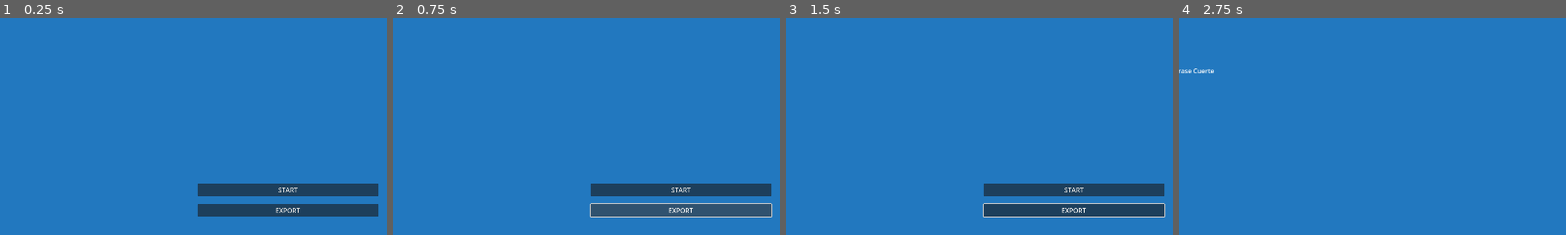
Above: before the commit, frames 1-4 (left to right).
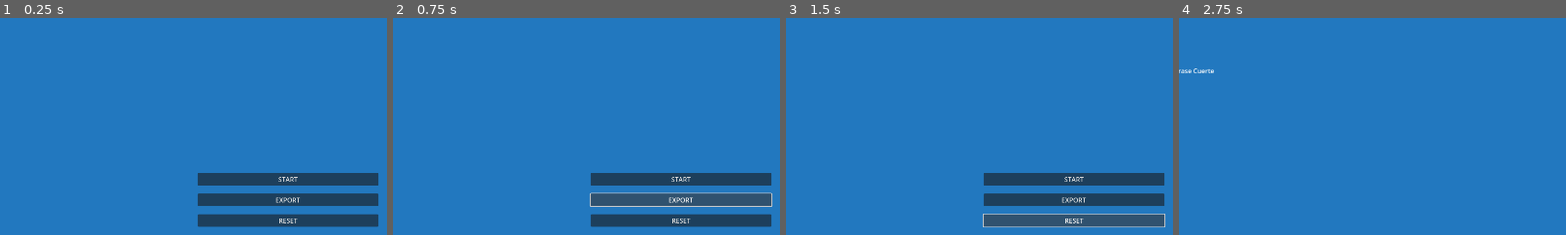
Above: after the commit, the same moments.

Repository: dulvui/condor
Game: Godot game, scene res://src/screens/menu/menu.tscn
Two runs of this game, one before a commit and one after it. Both use one fixed random seed, a clock stepped at 60 frames per second and the inputs below.
Inputs (mouse positions are % of the whole screen's width and height, from its top left):
- Up to frame 1 (0.25 s): no input
- Up to frame 2 (0.75 s): click "EXPORT" at 0.5 s
- Up to frame 3 (1.5 s): click (50, 55) at 1.25 s, where only the run after the commit has a clickable "RESET"
- Up to frame 4 (2.75 s): click "START" at 2 s
The pictures show only the part of the screen within x 13-63%, y 8-58%; the shares and areas given below are measured in that part.

The runs differ from the first frame. In frame 1, 9.8% of the frame differs, in the area x 51-98%, y 71-97%; in frame 2, 10%, in the area x 50-98%, y 71-97%; in frame 3, 9.8%; in frame 4, nothing differs.

Commit message:
reconnect working

Diff:
--- a/app/project.godot
+++ b/app/project.godot
@@ -27,6 +27,7 @@
 window/size/viewport_width=1920
 window/size/viewport_height=1080
 window/stretch/mode="viewport"
+window/handheld/orientation=4
 
 [gui]
 
--- a/app/src/classes/player.gd
+++ b/app/src/classes/player.gd
@@ -24,6 +24,7 @@
 var price_current: int
 var was_active: bool = false
 
+
 func set_up(
 		id: int,
 		position: Position,
--- a/app/src/classes/team.gd
+++ b/app/src/classes/team.gd
@@ -12,15 +12,17 @@
 	"total" : 25
 }
 
-var name:String
+var name: String
 var id:int
 var budget:int
 
-func set_up(name:String, id:int) -> Team:
+
+func set_up(name: String, id:int) -> Team:
 	self.name = name
 	self.id = Config.get_next_team_id()
 	self.budget = Config.BUDGET
 	return self
+
 
 func add_player(player: Player, price:int) -> String:
 	if slots[player.get_position_string()] - 1  < 0:
@@ -34,7 +36,24 @@
 	slots.total -= 1
 	return ""
 
+
 func remove_player(player: Player) -> void:
 	slots[player.get_position_string()] += 1
 	slots.total += 1
 	budget += player.price
+
+
+func to_dict() -> Dictionary:
+	var dict: Dictionary = {}
+	dict.name = name
+	dict.id = id
+	dict.budget = budget
+	return dict
+
+
+func from_dict(dict: Dictionary) -> void:
+	if dict.id != id:
+		print("trying to assign wrong team")
+		return
+	dict.name = dict.name
+	dict.budget = dict.budget
--- a/app/src/config.gd
+++ b/app/src/config.gd
@@ -15,11 +15,14 @@
 var next_team_id: int
 var players: Array
 
-var teams: Array
+var teams: Array[Team]
 var active_player_index: int
 var history: Array
 
 var is_admin: bool
+
+var player_messages: Array
+
 
 # Called when the node enters the scene tree for the first time.
 func _ready() -> void:
@@ -35,6 +38,8 @@
 	players = config.get_value("data", "players", _init_players())
 	active_player_index = config.get_value("data", "active_player_index", 0)
 	history = config.get_value("data", "history", [])
+	player_messages = config.get_value("data", "player_messages", [])
+
 
 func save_all_data() -> void:
 	config.set_value("settings","active_time",active_time)
@@ -44,18 +49,24 @@
 	config.set_value("data","active_team_id",active_team_id)
 	config.set_value("data","active_player_index",active_player_index)
 	config.set_value("data","history",history)
+	config.set_value("data","player_messages",player_messages)
 	config.save("user://settings.cfg")
 
 
-func reset_state(p_active_player_index: int, p_active_time: float, p_history: Array, p_teams: Array) -> void:
-	self.active_player_index = p_active_player_index
-	self.active_time = p_active_time
-	self.history = p_history
-	self.teams = p_teams
+func reset_data() -> void:
+	active_time = 30
+	is_admin = false
+	teams = _get_default_teams()
+	active_team_id = -1
+	next_team_id = 0
+	players = _init_players()
+	active_player_index = 0
+	history = []
+	player_messages = []
 
 
 func add_player_to_team(team: Team, player: Player, price:int) -> String:
-	var error_message:String = team.add_player(player, price)
+	var error_message: String = team.add_player(player, price)
 	if not error_message.is_empty():
 		return error_message
 	player.price = price
@@ -123,6 +134,7 @@
 			return player
 	return
 
+
 func get_team_by_id(id:int) -> Team:
 	for team in teams:
 		if team.id == id:
@@ -130,9 +142,9 @@
 	return
 
 
-func _get_default_teams() -> Array:
-	var default_teams:Array = []
-	const desp_league_names = [
+func _get_default_teams() -> Array[Team]:
+	var default_teams: Array[Team] = []
+	const team_names = [
 		"Real Linus",
 		"Knight JR FC",
 		"Gratlamsee",
@@ -146,19 +158,21 @@
 		"Longobarda B",
 	]
 
-	var id:int = 0
-	for name in desp_league_names:
-		var team = Team.new()
-		default_teams.append(team.set_up(name, id))
+	var id: int = 0
+	for team_name in team_names:
+		var team: Team = Team.new()
+		default_teams.append(team.set_up(team_name, id))
 		id += 1
 
 	return default_teams
+
 
 func delete_team(team: Team) -> void:
 	teams.erase(team)
 	for player in players:
 		if player.team_id == team.id:
 			player.team_id = -1
+
 
 func _init_players() -> Array:
 	var list:Array = []
@@ -183,7 +197,7 @@
 		# check if not empty
 		if str(line[0]).is_empty():
 			break
-		var pos:String = line[1]
+		var pos: String = line[1]
 		var player: Player =  _get_player(line)
 		if player:
 			temp_list[pos].append(player)
@@ -195,11 +209,12 @@
 	file.close()
 	return list
 
+
 func _get_player(line:Array) -> Player:
 	var id:int = int(line[0])
 	var position:int = Player.Position.keys().find(line[1])
-	var player_name:String = line[3]
-	var real_team:String = line[4]
+	var player_name: String = line[3]
+	var real_team: String = line[4]
 	var mfv:float = float(line[11])
 	var price_initial:int = int(line[6])
 	var price_current:int = int(line[5])
--- a/app/src/screens/main/assign_player/assign_player.gd
+++ b/app/src/screens/main/assign_player/assign_player.gd
@@ -26,7 +26,7 @@
 
 
 func _on_assign_pressed(team: Team) -> void:
-	var error_message:String =  Config.add_player_to_team(team, player, int(price.text))
+	var error_message: String =  Config.add_player_to_team(team, player, int(price.text))
 	if error_message.is_empty():
 		hide()
 		Config.add_to_history(player, team, player.price)
--- a/app/src/screens/main/main.gd
+++ b/app/src/screens/main/main.gd
@@ -35,7 +35,6 @@
 	Client.player_next.connect(_on_client_player_next)
 	Client.player_previous.connect(_on_client_player_previous)
 	Client.player_active.connect(_on_client_player_active)
-	Client.reconnect.connect(_on_client_reconnect)
 
 	if Client.last_state == WebSocketPeer.STATE_OPEN:
 		server_status.color = Color.GREEN
@@ -43,6 +42,8 @@
 	else:
 		Client.connect_to_server()
 
+	_refresh_lists()
+
 
 func _on_auction_control_auction() -> void:
 	if Config.is_admin:
@@ -60,7 +61,10 @@
 	_assign_player()
 	if Config.is_admin:
 		var latest_transfer = Config.history[-1]
-		Client.send(Client.player_assign.get_name() + ":" + str(latest_transfer.player.id) + ":" + str(latest_transfer.team.id) + ":" + str(latest_transfer.price))
+		Client.send(Client.player_assign.get_name() + \
+		 	Client.DATA_DELIMETER + str(latest_transfer.player.id) + \
+			Client.DATA_DELIMETER + str(latest_transfer.team.id) + \
+			Client.DATA_DELIMETER + str(latest_transfer.price))
 
 
 func _assign_player() -> void:
@@ -99,7 +103,7 @@
 	active_player = Config.active_player()
 	auction_control.set_player(active_player)
 	player_list.update()
-	Client.send(Client.player_active.get_name() + ":" + str(active_player.id))
+	Client.send(Client.player_active.get_name() + Client.DATA_DELIMETER + str(active_player.id))
 
 
 func _on_team_overview_player_removed() -> void:
@@ -113,7 +117,7 @@
 
 func _on_timer_toggle() -> void:
 	var timestamp:int = Time.get_unix_time_from_system()
-	Client.send(Client.timer_start.get_name() + ":" + str(timestamp))
+	Client.send(Client.timer_start.get_name() + Client.DATA_DELIMETER + str(timestamp))
 
 
 func _on_client_connection_closed() -> void:
@@ -125,6 +129,7 @@
 func _on_client_connected_to_server() -> void:
 	server_status.color = Color.GREEN
 	connect_button.visible = false
+	_reconnect()
 
 
 func _on_connect_pressed() -> void:
@@ -132,7 +137,7 @@
 
 
 func _on_timer_time_changed(time) -> void:
-	Client.send(Client.timer_change.get_name() + ":" + str(time))
+	Client.send(Client.timer_change.get_name() + Client.DATA_DELIMETER + str(time))
 
 
 func _on_timer_paused() -> void:
@@ -161,7 +166,7 @@
 
 
 func _on_timer_time_change() -> void:
-	Client.send(Client.timer_change.get_name() + ":" + str(Config.active_time))
+	Client.send(Client.timer_change.get_name() + Client.DATA_DELIMETER + str(Config.active_time))
 
 
 func _on_client_timer_pause() -> void:
@@ -202,5 +207,7 @@
 	player_list.update()
 
 
-func _on_client_reconnect(s) -> void:
-	_refresh_lists()
+func _reconnect() -> void:
+	if not Config.is_admin:
+		print("CLIENT RECONNECTING....")
+		Client.send(Client.reconnect.get_name())
--- a/app/src/screens/main/player_list/player_list.tscn
+++ b/app/src/screens/main/player_list/player_list.tscn
@@ -32,6 +32,7 @@
 layout_mode = 2
 
 [node name="Order" type="HBoxContainer" parent="VBoxContainer"]
+visible = false
 layout_mode = 2
 
 [node name="Name" type="Button" parent="VBoxContainer/Order"]
--- a/app/src/screens/main/team_overview/single_team/single_team.gd
+++ b/app/src/screens/main/team_overview/single_team/single_team.gd
@@ -41,7 +41,9 @@
 
 func _on_player_removed(player: Player) -> void:
 	if Config.is_admin:
-		Client.send(Client.player_remove.get_name() + ":" + str(player.id) + ":" + str(player.team_id))
+		Client.send(Client.player_remove.get_name() + \
+			Client.DATA_DELIMETER + str(player.id) + \
+			Client.DATA_DELIMETER + str(player.team_id))
 	Config.add_to_history(player, team, -player.price)
 	Config.remove_player_from_team(player, team)
 	remove_player(player)
--- a/app/src/screens/menu/menu.gd
+++ b/app/src/screens/menu/menu.gd
@@ -8,12 +8,12 @@
 	$VBoxContainer/Teams.visible = Config.is_admin
 	$AdminActive.visible = Config.is_admin
 
+	# always close client in menu
+	Client.close()
 
 func _on_start_pressed() -> void:
 	get_tree().change_scene_to_file("res://src/screens/teams/teams.tscn")
 
-func _on_credits_pressed() -> void:
-	pass # Replace with function body.
 
 func _on_teams_pressed() -> void:
 	get_tree().change_scene_to_file("res://src/screens/teams/teams.tscn")
@@ -23,7 +23,7 @@
 	var timestamp:float = Time.get_unix_time_from_system()
 	var file:FileAccess = FileAccess.open("user://players-%d.csv"%timestamp, FileAccess.WRITE)
 
-	var content:String = "";
+	var content: String = "";
 
 	var export_teams:Dictionary = {}
 	for team in Config.teams:
@@ -50,3 +50,10 @@
 	Config.is_admin = not Config.is_admin
 	$VBoxContainer/Teams.visible = Config.is_admin
 	$AdminActive.visible = Config.is_admin
+
+
+func _on_reset_pressed() -> void:
+	# TODO asck confirm
+	Config.reset_data()
+	$VBoxContainer/Teams.visible = Config.is_admin
+	$AdminActive.visible = Config.is_admin
--- a/app/src/screens/menu/menu.tscn
+++ b/app/src/screens/menu/menu.tscn
@@ -47,10 +47,9 @@
 layout_mode = 2
 text = "EXPORT"
 
-[node name="Credits" type="Button" parent="VBoxContainer"]
-visible = false
+[node name="Reset" type="Button" parent="VBoxContainer"]
 layout_mode = 2
-text = "INFO"
+text = "RESET"
 
 [node name="Homepage" type="LinkButton" parent="."]
 visible = false
@@ -102,5 +101,5 @@
 [connection signal="pressed" from="VBoxContainer/Start" to="." method="_on_start_pressed"]
 [connection signal="pressed" from="VBoxContainer/Teams" to="." method="_on_teams_pressed"]
 [connection signal="pressed" from="VBoxContainer/Export" to="." method="_on_export_pressed"]
-[connection signal="pressed" from="VBoxContainer/Credits" to="." method="_on_credits_pressed"]
+[connection signal="pressed" from="VBoxContainer/Reset" to="." method="_on_reset_pressed"]
 [connection signal="pressed" from="Admin" to="." method="_on_admin_pressed"]
--- a/app/src/screens/teams/teams.gd
+++ b/app/src/screens/teams/teams.gd
@@ -27,7 +27,7 @@
 	Config.save_all_data()
 
 
-func _create_team(team_name:String) -> Team:
+func _create_team(team_name: String) -> Team:
 	var team: Team = Team.new()
 	# todo use global incremetnal id
 	team.set_up(team_name, 0)
--- a/app/src/sound/sound.gd
+++ b/app/src/sound/sound.gd
@@ -5,7 +5,7 @@
 extends Node2D
 
 @onready var bip_sound:AudioStreamPlayer = $Bip
-@onready var final_sound:AudioStreamPlayer = $Final
+#@onready var final_sound:AudioStreamPlayer = $Final
 
 var counter:int = 3
 var playing:bool = false
@@ -15,12 +15,13 @@
 		if time_left < counter:
 			counter -= 1
 			playing = true
-			bip_sound.play()
+			#bip_sound.play()
 		elif time_left > 4:
 			counter = 3
 
 func final() -> void:
-	final_sound.play()
+	pass
+	#final_sound.play()
 
 func _on_bip_finished() -> void:
 	playing = false
--- a/app/src/ui_components/player_label/player_label.gd
+++ b/app/src/ui_components/player_label/player_label.gd
@@ -75,7 +75,7 @@
 	color_rect.color = Color.DARK_SLATE_GRAY
 
 
-func set_button_text(text:String) -> void:
+func set_button_text(text: String) -> void:
 	action_button.text = text
 
 func activate() -> void:
--- a/app/src/websocket/client/client.gd
+++ b/app/src/websocket/client/client.gd
@@ -16,6 +16,7 @@
 signal timer_change(time: int)
 signal timer_pause()
 signal timer_reset()
+
 signal player_assign(player: Player, team: Team, price: int)
 signal player_remove(player: Player, team: Team)
 signal player_next()
@@ -25,9 +26,10 @@
 signal reconnect()
 
 
-const HOST:String = "ws://localhost:8000/"
-#const HOST:String = "ws://sandbox.s9i.org:8000/"
-
+#const HOST: String = "ws://localhost:8000/"
+const HOST: String = "ws://simondalvai.org:8000/"
+const DATA_DELIMETER: String = ";"
+const ID_DELIMETER: String = "|"
 
 @export var handshake_headers: PackedStringArray
 @export var supported_protocols: PackedStringArray
@@ -37,14 +39,23 @@
 var socket: WebSocketPeer = WebSocketPeer.new()
 var last_state: int = WebSocketPeer.STATE_CLOSED
 
+
 func _process(delta):
 	poll()
 
 
-func send(message: Variant) -> int:
-	if typeof(message) == TYPE_STRING:
-		return socket.send_text(message)
-	return socket.send(var_to_bytes(message))
+func send(message: String, save_player_message: bool = true) -> int:
+	# only save player messages
+	if save_player_message and message.contains("player"):
+		Config.player_messages.append(message)
+	# always put player message id to message start
+	message = str(Config.player_messages.size()) + ID_DELIMETER + message
+	return socket.send_text(message)
+
+	# to send also bytes, not only strings
+	#if typeof(message) == TYPE_STRING:
+		#return socket.send_text(message)
+	#return socket.send(var_to_bytes(message))
 
 
 func get_message() -> Variant:
@@ -95,11 +106,26 @@
 #		message_received.emit(get_message())
 
 
-func _on_client_message_received(message:String) -> void:
+func _on_client_message_received(message: String) -> void:
+	# extract message id
+	var message_id: int = -1
+	var id_message_parts: Array = message.split(ID_DELIMETER)
+	if id_message_parts.size() > 1:
+		message_id = int(id_message_parts[0])
+
+	# skip replay message, if not necessary
+	if not Config.is_admin and message_id <= Config.player_messages.size():
+		print("skip player message with id " + str(message_id))
+		return
+
+	# save player messages
+	if "player" in message:
+		Config.player_messages.append(message)
+
 	if message == auction_start.get_name():
 		auction_start.emit()
 	elif timer_start.get_name() in message:
-		var timestamp: int  = int(message.split(":")[1])
+		var timestamp: int  = int(message.split(DATA_DELIMETER)[1])
 		var current_timestamp: int = Time.get_unix_time_from_system()
 		var delta:float = current_timestamp - timestamp + 100
 		timer_start.emit(delta)
@@ -107,7 +133,7 @@
 		# todo: add delta also to toggle
 		timer_toggle.emit()
 	elif timer_change.get_name() in message:
-		var time: int = int(message.split(":")[1])
+		var time: int = int(message.split(DATA_DELIMETER)[1])
 		timer_change.emit(time)
 	elif message == timer_pause.get_name():
 		timer_pause.emit()
@@ -116,43 +142,34 @@
 	elif message == timer_reset.get_name() :
 		timer_reset.emit()
 	elif player_assign.get_name() in message:
-		var player_id: int = int(message.split(":")[1])
-		var team_id: int = int(message.split(":")[2])
-		var price: int = int(message.split(":")[3])
-
+		var player_id: int = int(message.split(DATA_DELIMETER)[1])
+		var team_id: int = int(message.split(DATA_DELIMETER)[2])
+		var price: int = int(message.split(DATA_DELIMETER)[3])
 		var player: Player = Config.get_player_by_id(player_id)
 		var team: Team = Config.get_team_by_id(team_id)
 		player.price = price
 		player_assign.emit(player, team, price)
 	elif player_remove.get_name() in message:
-		var player_id: int = int(message.split(":")[1])
-		var team_id: int = int(message.split(":")[2])
+		var player_id: int = int(message.split(DATA_DELIMETER)[1])
+		var team_id: int = int(message.split(DATA_DELIMETER)[2])
 		var player: Player = Config.get_player_by_id(player_id)
 		var team: Team = Config.get_team_by_id(team_id)
-
 		player_remove.emit(player, team)
-	elif message == player_next.get_name():
+	elif player_next.get_name() in message:
 		player_next.emit()
-	elif message == player_previous.get_name():
+	elif player_previous.get_name() in message:
 		player_previous.emit()
 	elif player_active.get_name() in message:
-		var player_id: int = int(message.split(":")[1])
+		var player_id: int = int(message.split(DATA_DELIMETER)[1])
 		player_active.emit(player_id)
 	elif reconnect.get_name() in message:
 		if Config.is_admin:
-			var data:Dictionary = {}
-			data.active_player_index = Config.active_player_index
-			data.active_time = Config.active_time
-			data.history = JSON.stringify(Config.history)
-			data.teams = JSON.stringify(Config.teams)
-			send(reconnect.get_name() + ":" + JSON.stringify(data))
-		else:
-			var data: Dictionary = JSON.parse_string(message.split(":")[1])
-			var active_player_index: int = data.active_player_index
-			var active_time: int = data.active_time
-			var history: Array = data.history
-			var teams: Array = data.teams
+			print("ADMIN RECONNECT")
+			if message_id < Config.player_messages.size():
+				var missing_messages: Array = Config.player_messages.slice(message_id)
+				print("replay missing player messages size " + str(missing_messages.size()))
+				print("replay messages id " + str(message_id))
+				for missing_message in missing_messages:
+					Client.send(missing_message, false)
 
-			Config.reset_state(active_player_index, active_time, history, teams)
-			reconnect.emit()
 	print(message)
